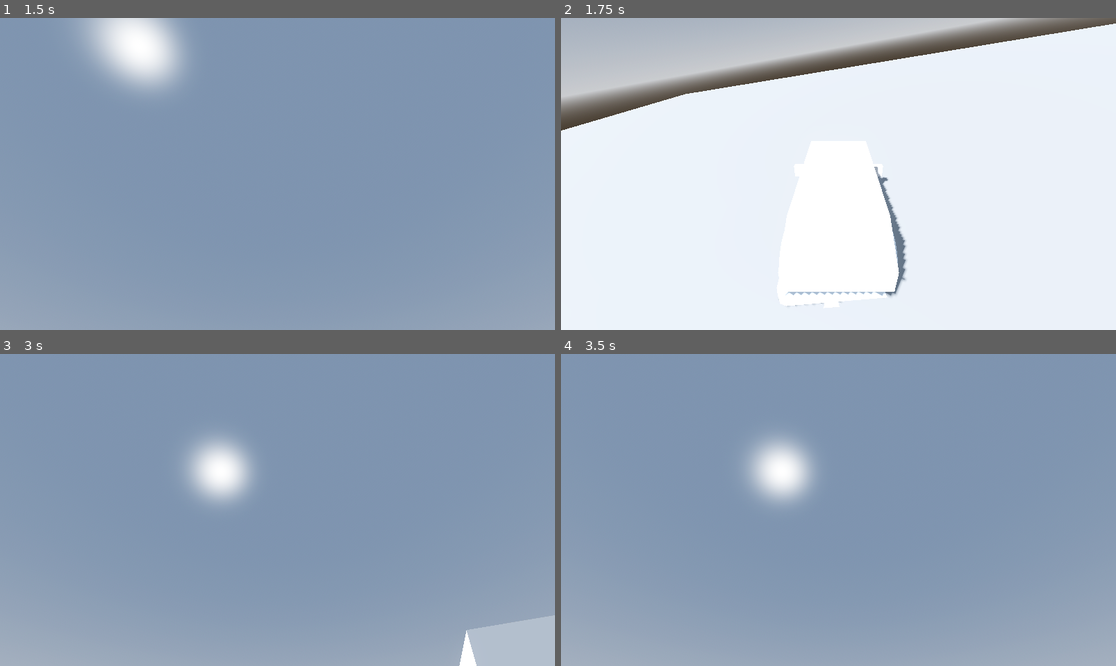
Above: before the commit, frames 1-4 (two rows, left to right).
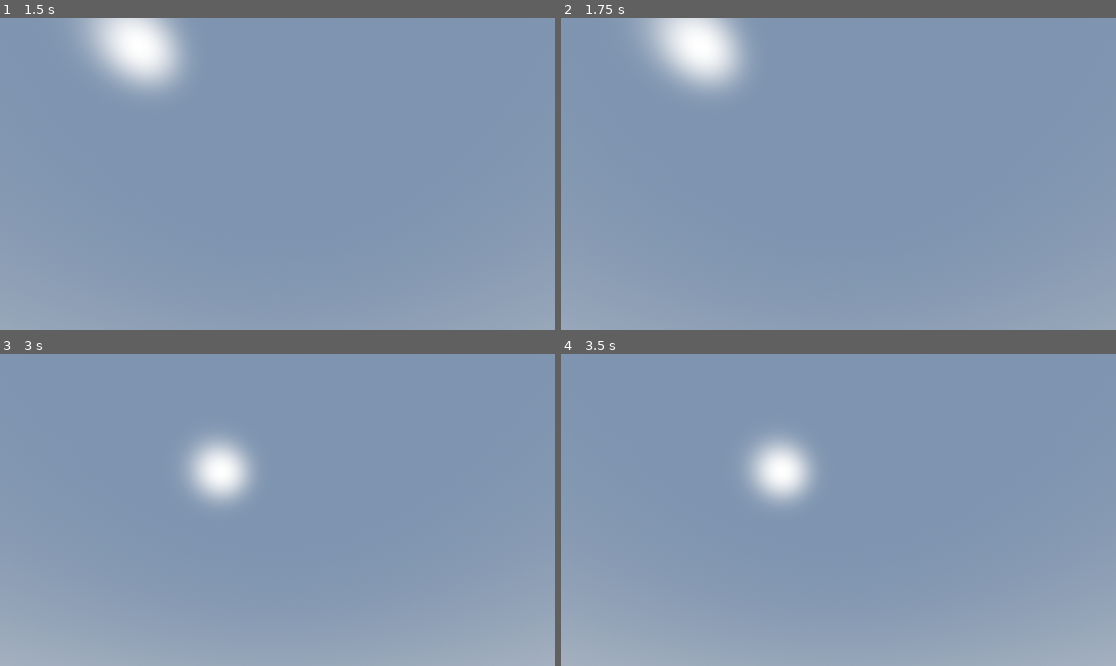
Above: after the commit, the same moments.

Repository: Allus-Interactive/speedy-shopper
Game: Godot game, scene res://game/world/town/town.tscn
The game is run twice, just before and just after one commit, with the same random seed, the same clock (stepped at 60 frames per second) and the same inputs. This scene is started directly instead of the project's main scene.
Inputs (mouse positions are in pixels of both pictures, inside the frame that each line leads up to):
- Up to frame 1 (1.5 s): tap Enter at 0.5 s; move the mouse to (249, 236) at 0.52 s; hold R (replace, bound only after the commit) 0.53-1.28 s; hold W (forwards) from 0.53 s (still down); tap E (interact) at 0.6 s; click (249, 236) at 0.67 s; tap Space at 1.25 s; move the mouse to (316, 177) at 1.27 s; tap R (replace, bound only after the commit) at 1.35 s
- Up to frame 2 (1.75 s): keep holding W (forwards); tap E (interact) at 1.55 s
- Up to frame 3 (3 s): move the mouse to (233, 506) at 2.02 s; hold R (replace, bound only after the commit) 2.03-2.78 s; tap E (interact) at 2.1 s; tap Enter at 2.75 s; move the mouse to (283, 510) at 2.77 s; release W (forwards) at 2.78 s; hold A (left) from 2.78 s (still down); tap R (replace, bound only after the commit) at 2.85 s
- Up to frame 4 (3.5 s): keep holding A (left); tap E (interact) at 3.05 s

Frame 1 is identical in both runs. In frame 2, 99% of the frame differs, in the area x 0-100%, y 0-100%; in frame 3, 1.2%; in frame 4, nothing differs.

Commit message:
added logic to pick up and put down items

Diff:
--- a/godot-project/game/player/player.gd
+++ b/godot-project/game/player/player.gd
@@ -2,15 +2,25 @@
 
 class_name Player
 
+# Movement
 const SPEED: float = 5.0
 const JUMP_VELOCITY: float = 4.5
 
-var vehicle : Vehicle = null
-var is_in_vehicle : bool = false
+# Vehicle variables
+var vehicle: Vehicle = null
+var is_in_vehicle: bool = false
 
+# Product Inspect variables
+var held_product: Node3D = null
+var held_product_original_parent: Node = null
+var held_product_original_transform: Transform3D
+var is_inspecting_product: bool = false
+@onready var hold_point: Marker3D = $Neck/Camera3D/HoldPoint
+
+# Camera
 @onready var neck: Node3D = $Neck
 @onready var camera: Camera3D = $Neck/Camera3D
-@onready var ray_cast_3d: RayCast3D = $Neck/RayCast3D
+@onready var ray_cast_3d: RayCast3D = $Neck/Camera3D/RayCast3D
 
 func _unhandled_input(event: InputEvent) -> void:
 	# Capture mouse input
@@ -23,14 +33,18 @@
 
 	# Listen to mouse motion to rotate player view
 	if Input.get_mouse_mode() == Input.MOUSE_MODE_CAPTURED:
-		if event is InputEventMouseMotion:
+		if event is InputEventMouseMotion and not is_inspecting_product:
 			neck.rotate_y(-event.relative.x * 0.01)
 			camera.rotate_x(-event.relative.y * 0.01)
 			# clamp rotation
 			camera.rotation.x = clamp(camera.rotation.x, deg_to_rad(-30), deg_to_rad(60))
 
+	# If holding product, replace on shelf
+	if is_inspecting_product and event.is_action_pressed("replace"):
+		return_held_product()
+
 func _physics_process(delta: float) -> void:
-	if is_in_vehicle:
+	if is_inspecting_product:
 		return
 
 	# Add the gravity.
@@ -55,6 +69,34 @@
 			print("Player interacts with: ", obj)
 			if obj.has_method("interact"):
 				obj.interact(self)
+
+func pick_up_product(product: Node3D) -> void:
+	print("Picking up da product!")
+
+	if is_inspecting_product:
+		return
+
+	held_product = product
+	held_product_original_parent = product.get_parent()
+	held_product_original_transform = product.global_transform
+	is_inspecting_product = true
+
+	# Reparent to hold point
+	held_product.reparent(hold_point)
+
+	# Reset local transform so it sits on the hold point
+	held_product.transform = Transform3D.IDENTITY
+
+func return_held_product() -> void:
+	if held_product == null:
+		return
+
+	held_product.reparent(held_product_original_parent)
+	held_product.global_transform = held_product_original_transform
+
+	held_product = null
+	held_product_original_parent = null
+	is_inspecting_product = false
 
 func enter_vehicle(v: Vehicle) -> void:
 	is_in_vehicle = true
--- a/godot-project/game/player/player.tscn
+++ b/godot-project/game/player/player.tscn
@@ -27,5 +27,9 @@
 [node name="Camera3D" type="Camera3D" parent="Neck" unique_id=904531325]
 current = true
 
-[node name="RayCast3D" type="RayCast3D" parent="Neck" unique_id=924524563]
+[node name="RayCast3D" type="RayCast3D" parent="Neck/Camera3D" unique_id=924524563]
 target_position = Vector3(0, 0, -3)
+debug_shape_custom_color = Color(4.1392445e-06, 0.59182423, 1.92523e-07, 1)
+
+[node name="HoldPoint" type="Marker3D" parent="Neck/Camera3D" unique_id=318646590]
+transform = Transform3D(1, 0, 0, 0, 1, 0, 0, 0, 1, 0, 0, -1)
--- a/godot-project/game/resources/products/placeholder/product_placeholder.gd
+++ b/godot-project/game/resources/products/placeholder/product_placeholder.gd
@@ -8,6 +8,10 @@
 @onready var collision_shape: CollisionShape3D = $CollisionShape3D
 @onready var visual_root: Node3D = $VisualRoot
 @onready var label_3d: Label3D = $Label3D
+
+func interact(player: Player) -> void:
+	player.pick_up_product(self)
+
 
 func set_product_data(data: Product) -> void:
 	product_data = data
--- a/godot-project/project.godot
+++ b/godot-project/project.godot
@@ -60,3 +60,8 @@
 "events": [Object(InputEventKey,"resource_local_to_scene":false,"resource_name":"","device":-1,"window_id":0,"alt_press …(191 unchanged characters)…
 ]
 }
+replace={
+"deadzone": 0.2,
+"events": [Object(InputEventKey,"resource_local_to_scene":false,"resource_name":"","device":-1,"window_id":0,"alt_pressed":false,"shift_pressed":false,"ctrl_pressed":false,"meta_pressed":false,"pressed":false,"keycode":0,"physical_keycode":82,"key_label":0,"unicode":114,"location":0,"echo":false,"script":null)
+]
+}
